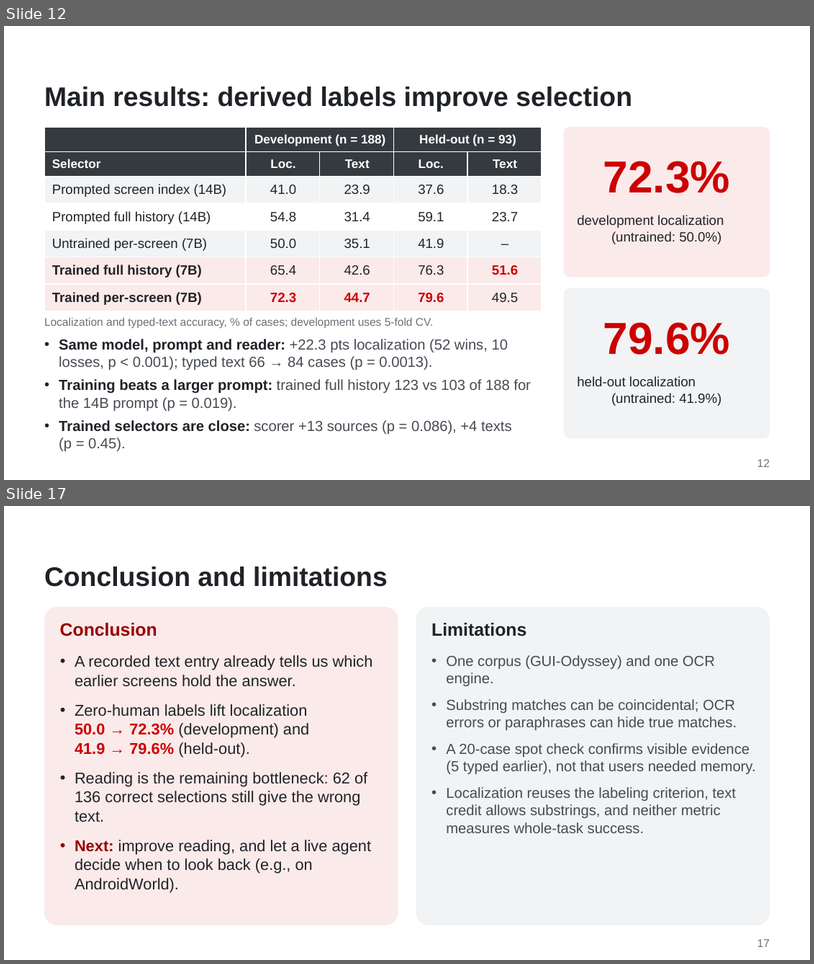
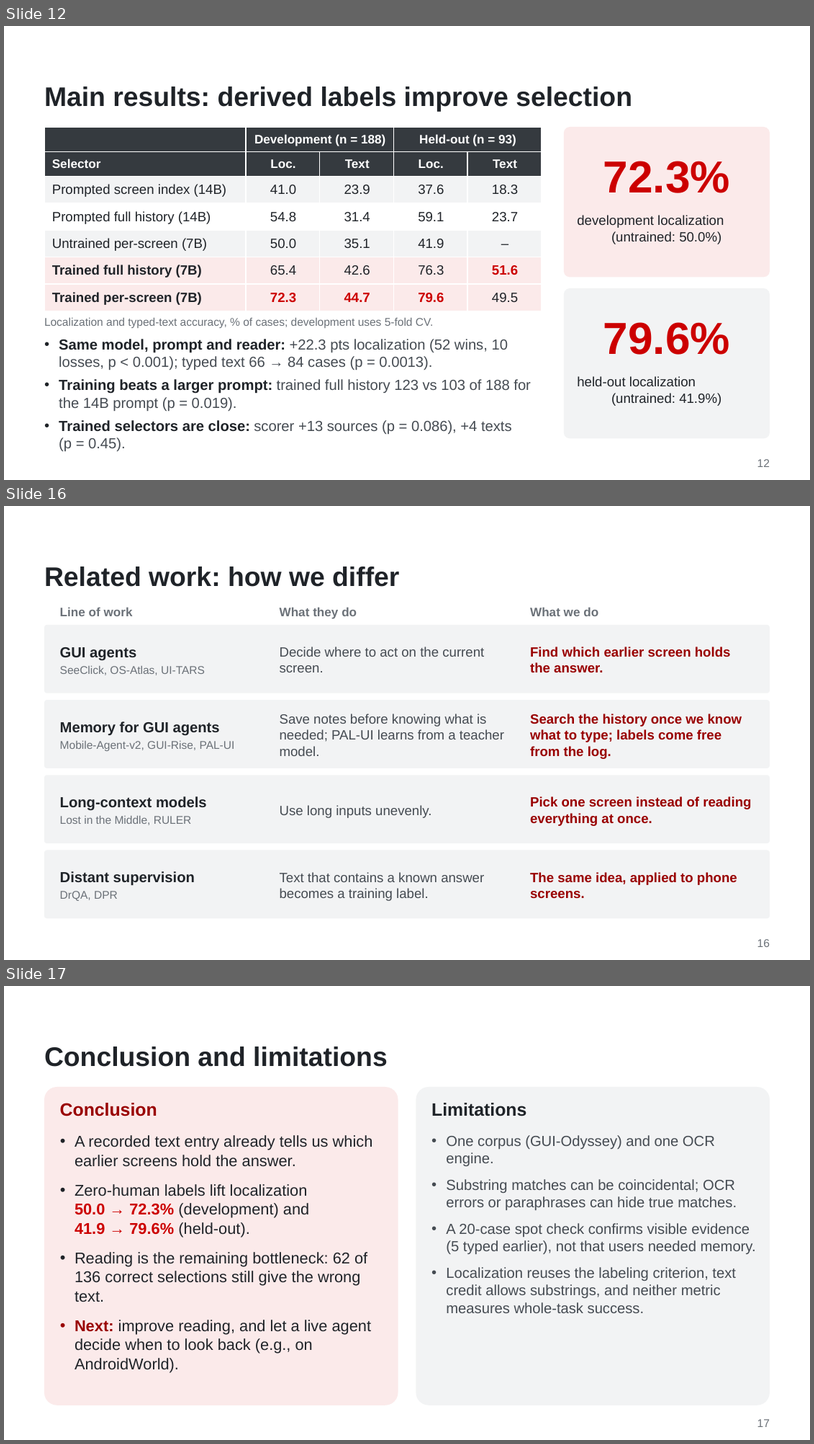
Before and after one commit to WMSlalalala/verifier-supervised-lookback, a slide deck: doc/Slides.pptx. Shown one above the other, each under a label of ours: slides 12 and 17 before the commit, slides 12, 16 and 17 after it; the slides between them are not shown. The pictures are 814x964 and 814x1444 pixels, drawn with LibreOffice and Linux fonts; fonts in the diff are those of the drawing; background and template pictures are left out. Boxes give left, top, right and bottom in pixels: in the first picture for what was removed or moved away, otherwise in the second. Text is boxed around its words. In the diff, an @@ line names an element or a change of style, - is before the commit and + after.

```diff
--- a/doc/Slides.pptx
+++ b/doc/Slides.pptx
@@ slide 16 added at <box>4,506,810,960</box>, background #FFFFFF @@
@@ title added at <box>44,566,399,587</box>, 24 pt, text #1F2328, bold @@
+Related work: how we differ
@@ text added at <box>60,607,133,616</box>, 11 pt, text #6B7178, bold @@
+Line of work
@@ text added at <box>280,607,357,619</box>, 11 pt, text #6B7178, bold @@
+What they do
@@ text added at <box>530,607,599,616</box>, 11 pt, text #6B7178, bold @@
+What we do
@@ rounded rectangle added at <box>44,625,770,693</box>, fill #F2F3F4 @@
@@ text added at <box>60,647,205,675</box>, 10 pt, text #6B7178 @@
+GUI agents
+SeeClick, OS-Atlas, UI-TARS
@@ text added at <box>280,646,484,672</box>, 12 pt, text #454B52 @@
+Decide where to act on the current screen.
@@ text added at <box>530,646,731,672</box>, 12 pt, text #990000, bold @@
+Find which earlier screen holds the answer.
@@ rounded rectangle added at <box>44,700,770,768</box>, fill #F2F3F4 @@
@@ text added at <box>60,721,235,751</box>, 10 pt, text #6B7178 @@
+Memory for GUI agents
+Mobile-Agent-v2, GUI-Rise, PAL-UI
@@ text added at <box>280,713,504,756</box>, 12 pt, text #454B52 @@
+Save notes before knowing what is needed; PAL-UI learns from a teacher model.
@@ text added at <box>530,713,743,759</box>, 12 pt, text #990000, bold @@
+Search the history once we know what to type; labels come free from the log.
@@ rounded rectangle added at <box>44,775,770,843</box>, fill #F2F3F4 @@
@@ text added at <box>60,796,207,825</box>, 10 pt, text #6B7178 @@
+Long-context models
+Lost in the Middle, RULER
@@ text added at <box>280,805,432,818</box>, 12 pt, text #454B52 @@
+Use long inputs unevenly.
@@ text added at <box>530,796,751,826</box>, 12 pt, text #990000, bold @@
+Pick one screen instead of reading everything at once.
@@ rounded rectangle added at <box>44,849,770,918</box>, fill #F2F3F4 @@
@@ text added at <box>60,871,195,901</box>, 13 pt, text #1F2328, bold @@
+Distant supervision
+DrQA, DPR
@@ text added at <box>280,872,484,901</box>, 12 pt, text #454B52 @@
+Text that contains a known answer becomes a training label.
@@ text added at <box>530,872,738,898</box>, 12 pt, text #990000, bold @@
+The same idea, applied to phone screens.
@@ text added at <box>758,939,770,947</box>, 10 pt, text #6B7178 @@
+16
```
Also in this commit, not shown: 1 slide changed, 2 other slides added, 3 slides removed, 2 other files.
